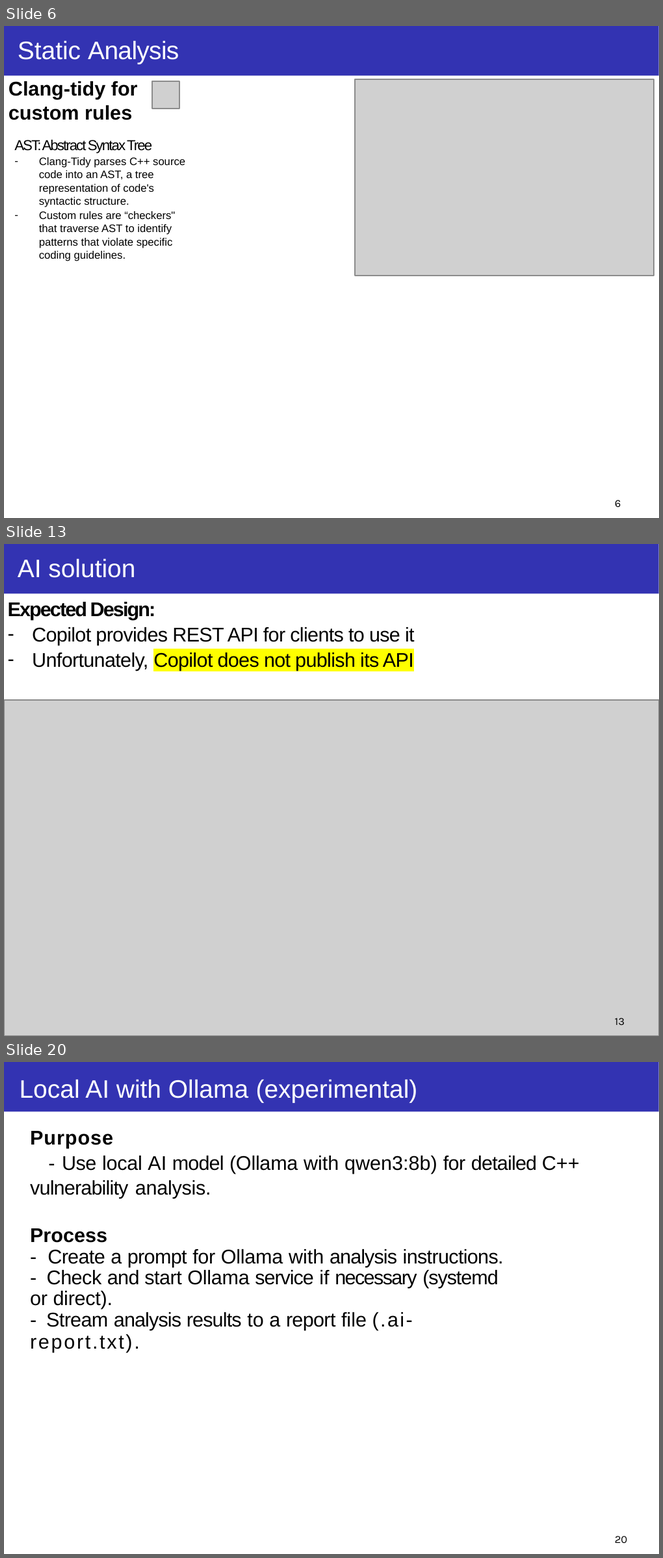
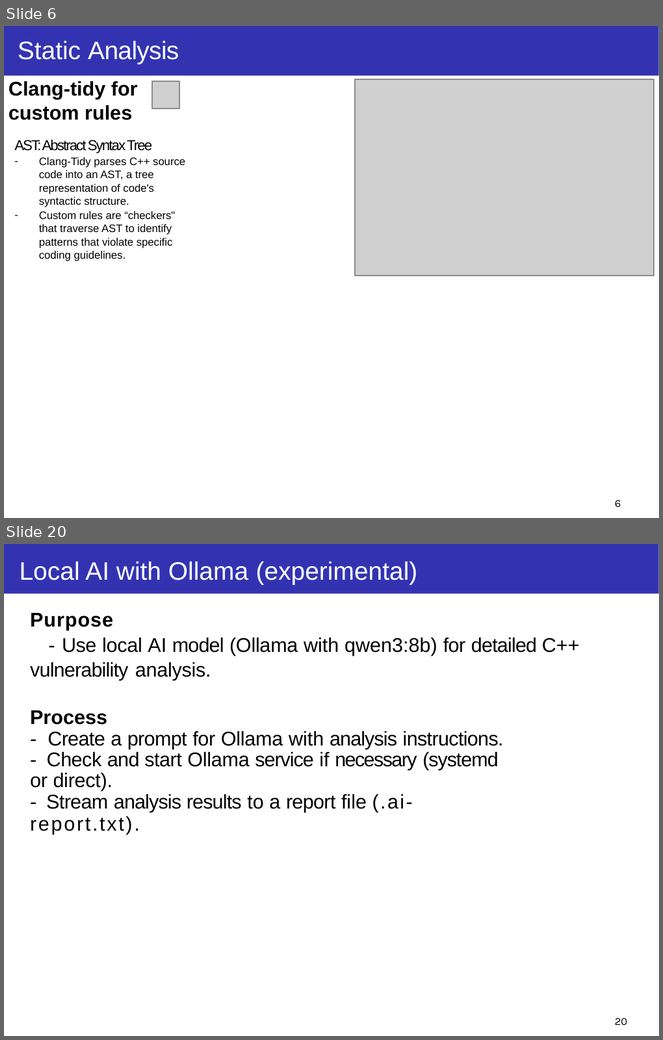
Before and after one commit to taikt/codefun, a slide deck: deepl/code_guard/doc/Code-Guard.pptx. Shown one above the other, each under a label of ours: slides 6, 13 and 20 before the commit, slides 6 and 20 after it; the slides between them are not shown. The pictures are 663x1558 and 663x1040 pixels, drawn with LibreOffice and Linux fonts; fonts in the diff are those of the drawing; grey boxes stand for pictures; background and template pictures are left out. Boxes give left, top, right and bottom in pixels: in the first picture for what was removed or moved away, otherwise in the second. Text is boxed around its words. In the diff, an @@ line names an element or a change of style, - is before the commit and + after.

```diff
--- a/deepl/code_guard/doc/Code-Guard.pptx
+++ b/deepl/code_guard/doc/Code-Guard.pptx
@@ slide 13 removed at (4, 544, 659, 1036), background #FFFFFF; not listed: 1 template element that a slide beside it also shows @@
@@ title removed at (18, 559, 135, 578) @@
-AI solution
@@ text removed at (8, 602, 415, 670) @@
-Expected Design:
-– Copilot provides REST API for clients to use it
-– Unfortunately, Copilot does not publish its API
@@ picture removed at (4, 700, 659, 1035) @@
@@ page number removed at (615, 1018, 625, 1025) @@
-13
```
Also in this commit, not shown: 6 slides changed, 7 slides added, 6 other slides removed.
